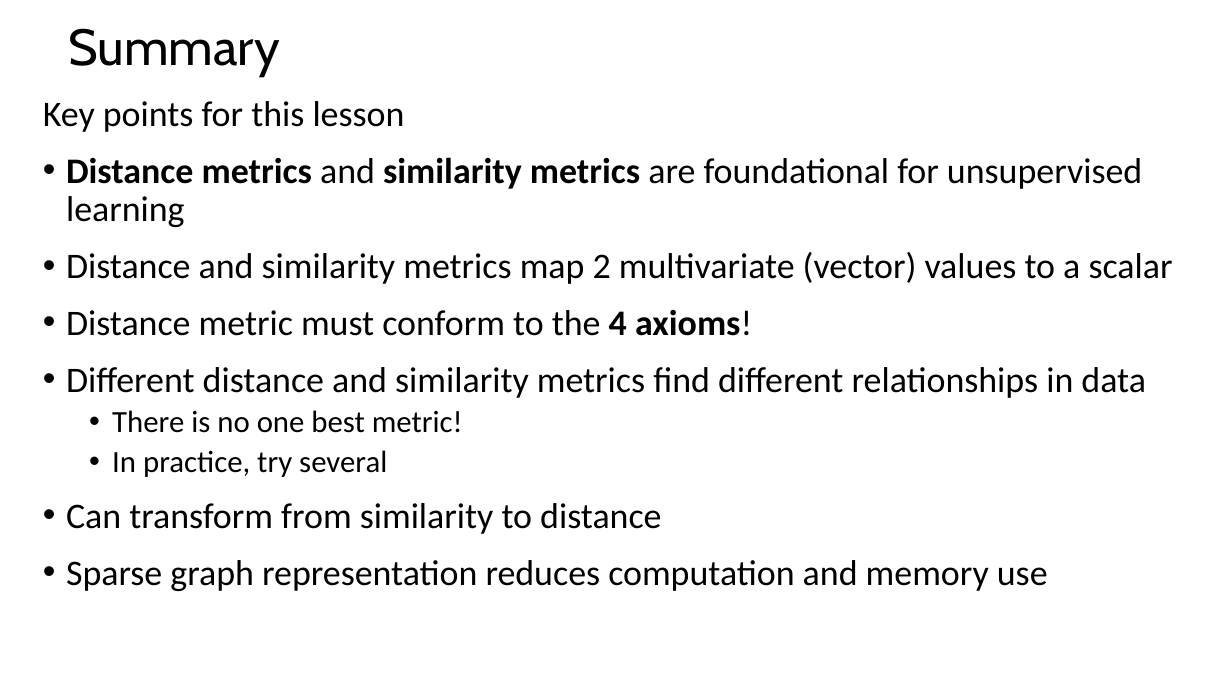
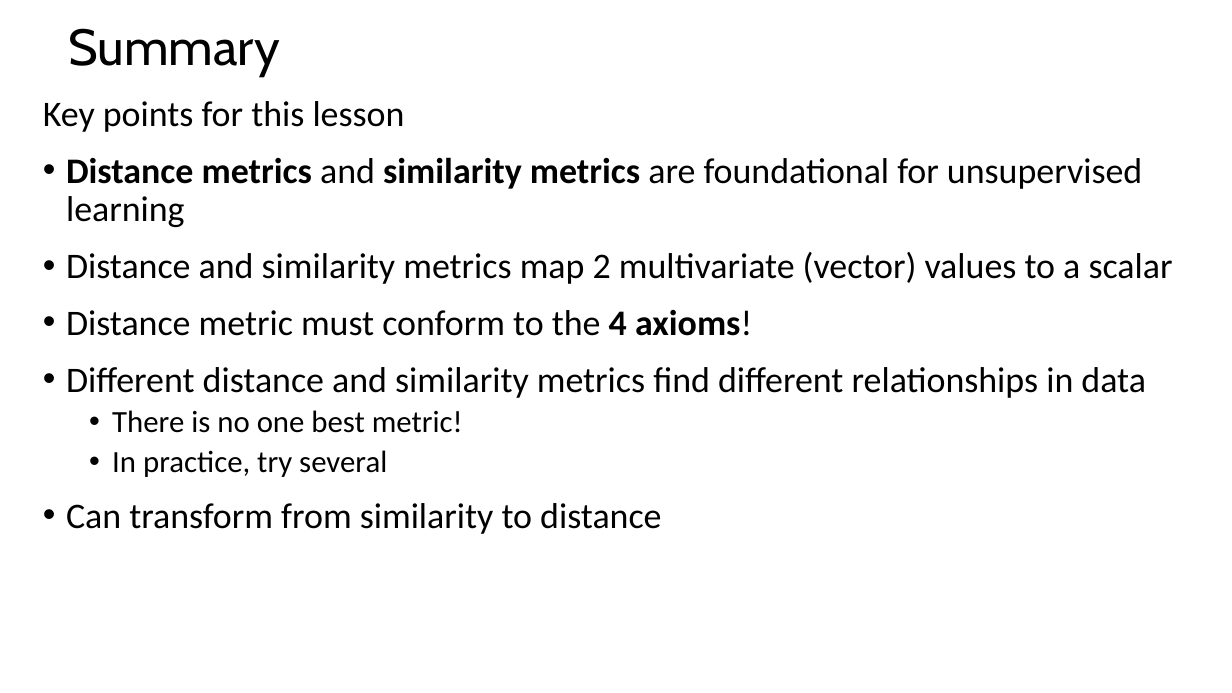
Before and after one commit to tenevian/Harvard-SSP-Data-Mining, a slide deck: slide 40 of slides/4_DistanceAndSimilarityMeasures.pptx. Drawn at 1232x693 pixels with LibreOffice and Linux fonts; fonts in the diff are those of the drawing. Boxes give left, top, right and bottom in pixels: in the first picture for what was removed or moved away, otherwise in the second. Text is boxed around its words. In the diff, an @@ line names an element or a change of style, - is before the commit and + after.

```diff
--- a/slides/4_DistanceAndSimilarityMeasures.pptx
+++ b/slides/4_DistanceAndSimilarityMeasures.pptx
@@ text at box(66, 560, 1048, 591): paragraph removed @@
-• Sparse graph representation reduces computation and memory use
```
Also in this commit, not shown: 5 other slides changed.
